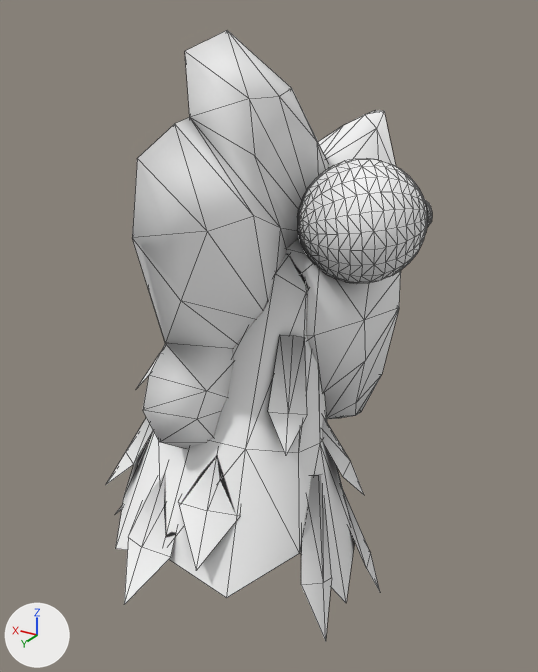
Two versions of the OBJ model assets/char4-head.obj, one commit apart.
Both versions are drawn from a camera (50 mm lens) standing at (-0.2595, 0.4292, 0.1829) and looking at (0.0074, -0.0158, -0.0396). Lighting does not change. The marker at lower left points along +X, +Y and +Z. Mesh edges are drawn as thin lines. Where no turn or scale is listed for an object, it has been applied to the vertices. Vertices at the same position are counted once.
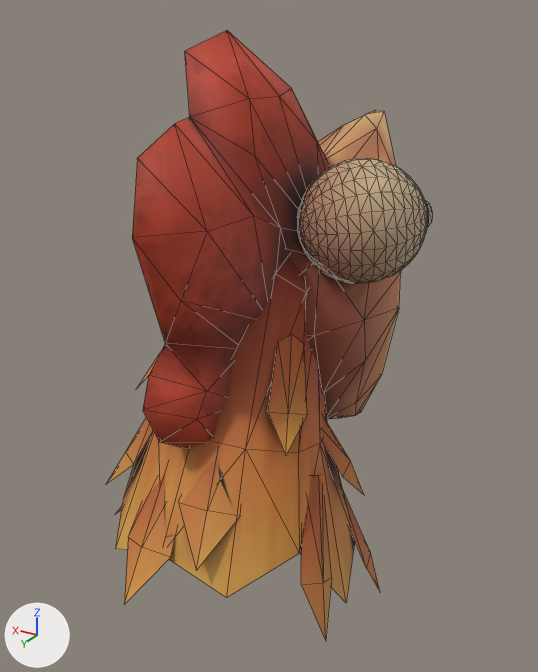
What differs and where, as boxes (x1, y1, x2, y2) in the pictures (538 x 672 px; the box of a moved part takes in the faces that stretch with it):
'Cube.004', surface changed, reshaped (grey to brown): (106, 30, 432, 641) in both
part 1 of me_cube_004, moved or reshaped: before (268, 335, 307, 415); after (268, 334, 307, 415)
part 2 of me_cube_004, recoloured (grey to brown): (106, 30, 432, 641) in both

Edits to the bpy script that builds the scene:
```text
Add img_char4_jpg:
    img_char4_jpg = load_image('char4.jpg', 'char4.jpg', 2048, 2048, 'sRGB')
Change mat_matfinal:
    mat_matfinal.texture: img_char4_png -> img_char4_jpg
    mat_matfinal.roughness: 1.0 -> 0.69
Change me_cube_004:
    where me_cube_004.from_pydata(...)  # 1129 vertices, 2062 faces; spans x -0.103..0.111, y -0.189..0.158, z -0.265..0.175
    used by ob_cube_004; location = (0.0, 0.0, 0.0)
    me_cube_004 part 1
    me_cube_004.vertices[200].co: (-0.034, 0.04, -0.009) -> (-0.034, 0.042, -0.013)  # pixel (279, 334) -> pixel (277, 341)
    me_cube_004.vertices[201].co: (-0.047, 0.028, -0.013) -> (-0.047, 0.029, -0.017)  # pixel (304, 337) -> pixel (304, 344)
    me_cube_004.vertices[204].co: (-0.043, 0.037, -0.009) -> (-0.039, 0.033, -0.01)  # pixel (293, 335) -> pixel (291, 333)
    me_cube_004 part 2: 1314 faces spanning x -0.103..0.111, y -0.189..0.158, z -0.265..0.175 switch from mat_matfinal_none (picture img_char4_png) to mat_matfinal (picture img_char4_jpg)
```
